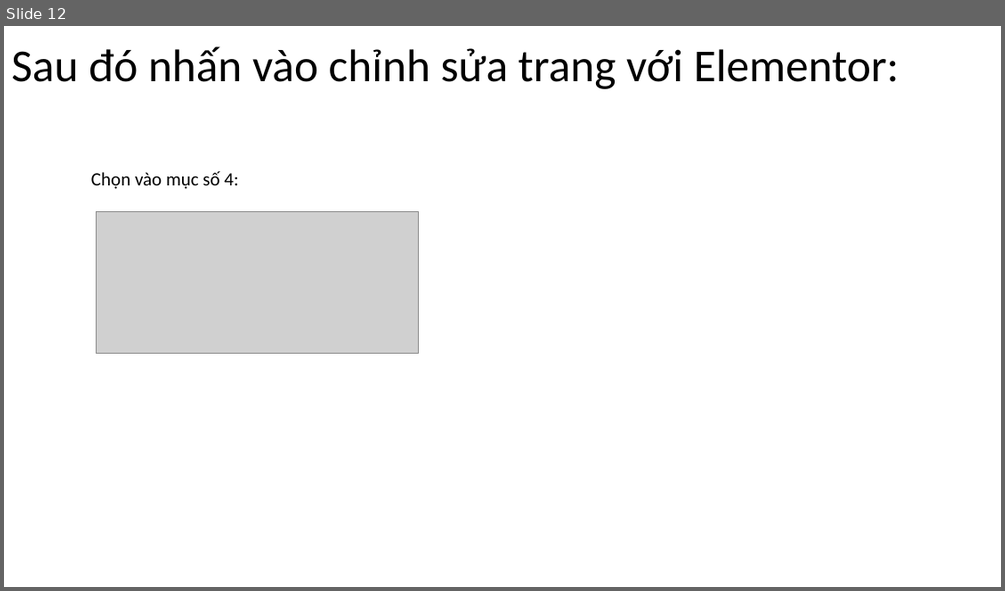
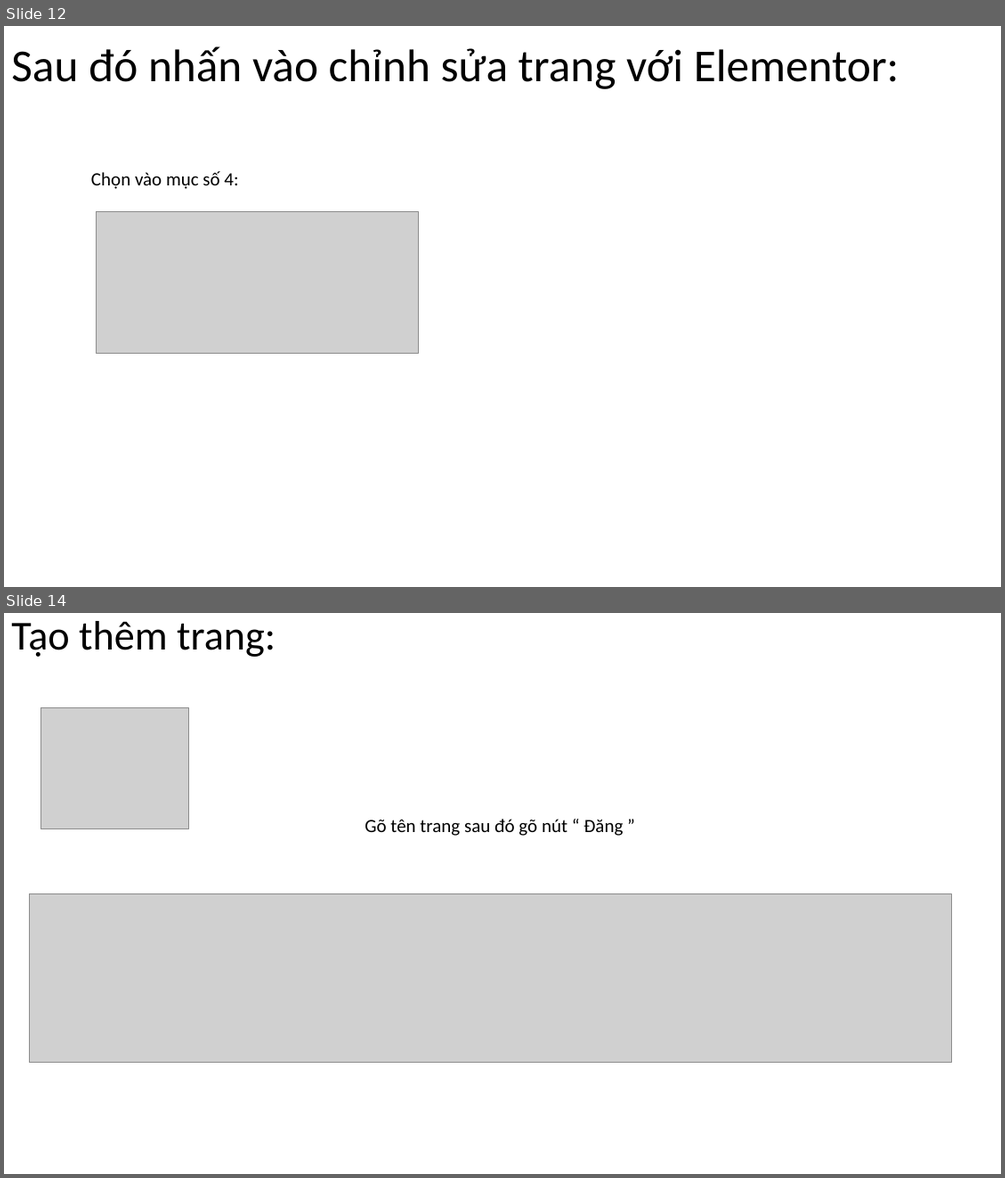
Before and after one commit to DangVanDoan05/WordPress, a slide deck: Thiết kế WebSite bán hàng.pptx. Shown one above the other, each under a label of ours: slide 12 before the commit, slides 12 and 14 after it; the slides between them are not shown. The pictures are 1005x591 and 1005x1178 pixels, drawn with LibreOffice and Linux fonts; fonts in the diff are those of the drawing; grey boxes stand for pictures. Boxes give left, top, right and bottom in pixels: in the first picture for what was removed or moved away, otherwise in the second. Text is boxed around its words. In the diff, an @@ line names an element or a change of style, - is before the commit and + after.

```diff
--- a/Thiết kế WebSite bán hàng.pptx
+++ b/Thiết kế WebSite bán hàng.pptx
@@ slide 14 added at (4,613,1001,1174), background #FFFFFF @@
@@ title added at (11,621,275,657), 39.6 pt, text #000000 @@
+Tạo thêm trang:
@@ picture added at (40,707,189,829) @@
@@ text added at (364,819,623,835), 18 pt, text #000000 @@
+Gõ tên trang sau đó gõ nút “ Đăng ”
@@ picture added at (29,893,952,1062) @@
```
Also in this commit, not shown: 2 slides changed, 4 other slides added, 2 other files.
